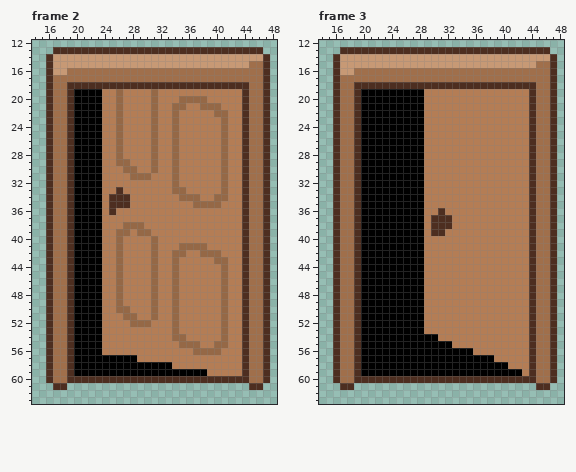
Pixel-art file -- NotReadySprites/Pixelarts/door.aseprite. Above: the version before the commit.
64x64 pixels, 6 frames. Shown: frame 2: x 14..48, y 12..63; frame 3: x 14..48, y 12..63. The commit also changed other frames, which this record leaves out.
The same view after the edit:
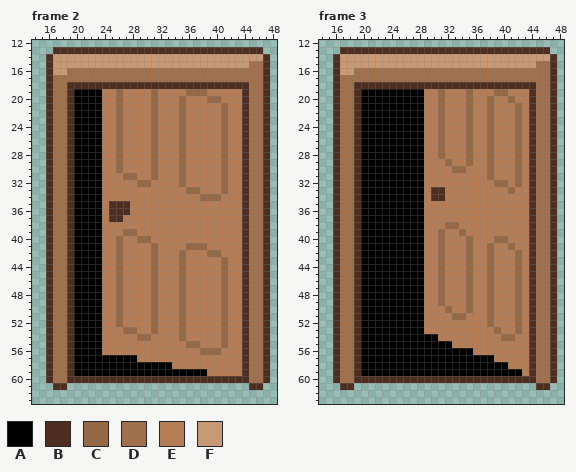
Palette (. is transparent): A #000000  B #4d2e20  C #956846  D #a06f4b  E #b47d55  F #c79975
Diff:
Frame 2:
Colour E becomes colour B in row 36 at x 26 to 27; in row 37 at x 25 to 26.
Colour E becomes colour C in row 19 at x 36 to 38; in row 20 at x 39 to 40; in row 21 at x 41; in rows 22 to 29 at x 35; in row 30 at x 26 and 35; in row 31 at x 27, 31 and 35.
Colour E becomes colour C in row 32 at x 29 to 30 and 35; in row 33 at x 36 to 37; in row 34 at x 38 to 39; in row 39 at x 28; in row 40 at x 29 to 30; in rows 43 to 50 at x 35.
Colour E becomes colour C in row 51 at x 26 and 35; in row 52 at x 26, 31 and 35; in row 53 at x 27 to 28, 31 and 35; in row 54 at x 29 to 30.
Colour B becomes colour E in row 33 at x 26; in row 34 at x 25 to 27.
Colour C becomes colour E in row 20 at x 36 to 38; in row 21 at x 34 and 38 to 40; in row 22 at x 34 and 40; in rows 23 to 28 at x 34; in row 29 at x 27 and 34; in row 30 at x 27 to 28 and 34.
Colour C becomes colour E in row 31 at x 29 to 30 and 34; in row 32 at x 34; in row 33 at x 34 to 35; in row 34 at x 35 to 37 and 41; in row 35 at x 37 to 40; in row 38 at x 27 to 29.
Colour C becomes colour E in row 39 at x 26 and 29 to 30; in row 40 at x 31; in row 41 at x 35; in row 42 at x 34 and 38; in row 43 at x 34 and 40; in rows 44 to 49 at x 34.
Colour C becomes colour E in row 50 at x 27 and 34; in row 51 at x 27 to 28 and 34; in row 52 at x 28 to 30 and 34; in rows 53 to 54 at x 34; in row 55 at x 35 and 40; in row 56 at x 37.
Frame 3:
Colour E becomes colour B in rows 33 to 34 at x 30 to 31.
Colour B becomes colour C in row 38 at x 32; in row 39 at x 31.
Colour E becomes colour C in row 19 at x 31, 35 and 39 to 40; in row 20 at x 31, 35, 38 and 41; in rows 21 to 28 at x 31, 35, 38 and 42; in row 29 at x 32, 35, 38 and 42; in row 30 at x 33 to 34, 38 and 42; in row 31 at x 38 and 42.
Colour E becomes colour C in row 32 at x 39 to 40 and 42; in row 33 at x 41; in row 38 at x 33; in row 39 at x 34; in row 40 at x 31, 35 and 39 to 40; in row 41 at x 31, 35, 38 and 41.
Colour E becomes colour C in rows 42 to 49 at x 31, 35, 38 and 42; in row 50 at x 32, 35, 38 and 42; in row 51 at x 33 to 34, 38 and 42; in row 52 at x 38 and 42; in row 53 at x 39 and 42; in row 54 at x 40 to 41.
Colour B becomes colour E in row 36 at x 31; in row 37 at x 30 to 32; in row 38 at x 30 to 31; in row 39 at x 30.
Changed places in both pictures, as pixel boxes (x1, y1, x2, y2):
changed: (109, 89, 228, 355)
changed: (431, 89, 522, 341)
